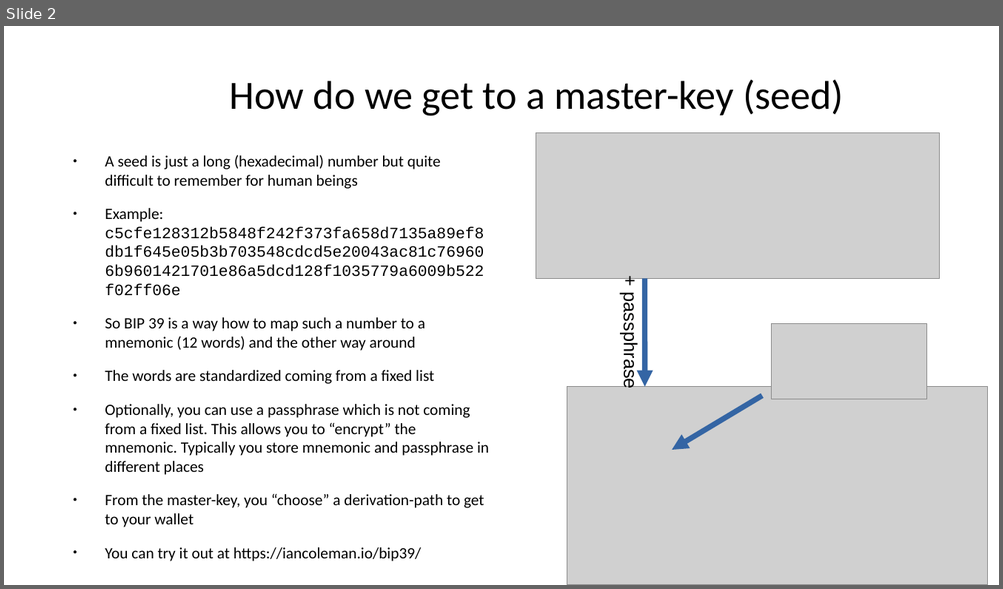
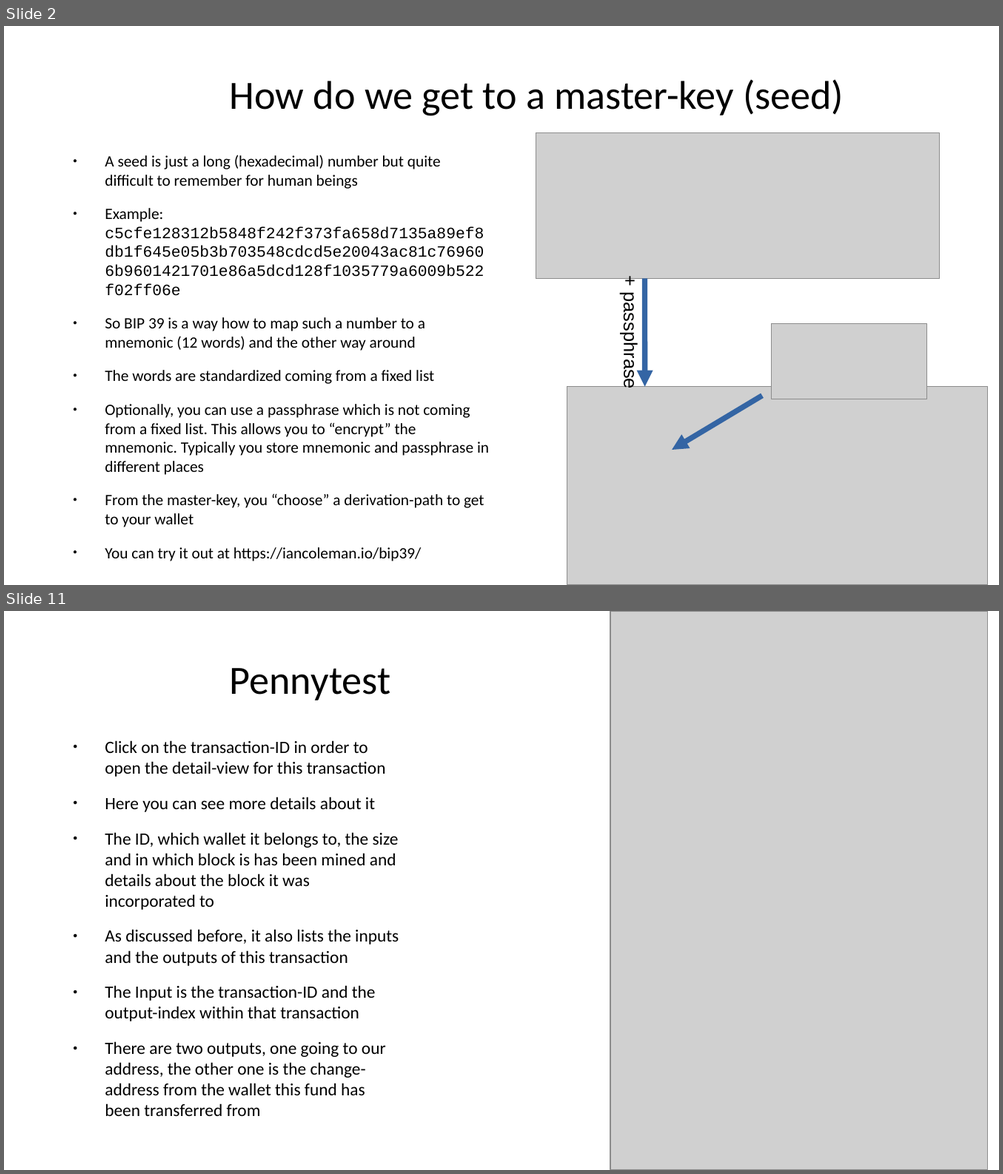
Before and after one commit to cryptoadvance/specter-education, a slide deck: content/bitcoin201/02_Seeds-and-HD-wallets.odp. Shown one above the other, each under a label of ours: slide 2 before the commit, slides 2 and 11 after it; the slides between them are not shown. The pictures are 1003x589 and 1003x1174 pixels, drawn with LibreOffice and Linux fonts; fonts in the diff are those of the drawing; grey boxes stand for pictures. Boxes give left, top, right and bottom in pixels: in the first picture for what was removed or moved away, otherwise in the second. Text is boxed around its words. In the diff, an @@ line names an element or a change of style, - is before the commit and + after.

Commit message:
updated pennytest

```diff
--- a/content/bitcoin201/02_Seeds-and-HD-wallets.odp
+++ b/content/bitcoin201/02_Seeds-and-HD-wallets.odp
@@ slide 11 added at (4, 611, 999, 1170), background #FFFFFF @@
@@ picture added at (611, 611, 987, 1170) @@
@@ title added at (230, 668, 391, 701), 32 pt, text #000000 @@
+Pennytest
@@ text added at (105, 741, 398, 1116), 13.8 pt, text #000000 @@
+● Click on the transaction-ID in order to open the detail-view for this transaction
+● Here you can see more details about it
+● The ID, which wallet it belongs to, the size and in which block is has been mined and details about the block it was incorporated to
+● As discussed before, it also lists the inputs and the outputs of this transaction
+● The Input is the transaction-ID and the output-index within that transaction
+● There are two outputs, one going to our address, the other one is the change-address from the wallet this fund has been transferred from
```
Also in this commit, not shown: 3 slides changed, 8 other slides added, 2 other files.
